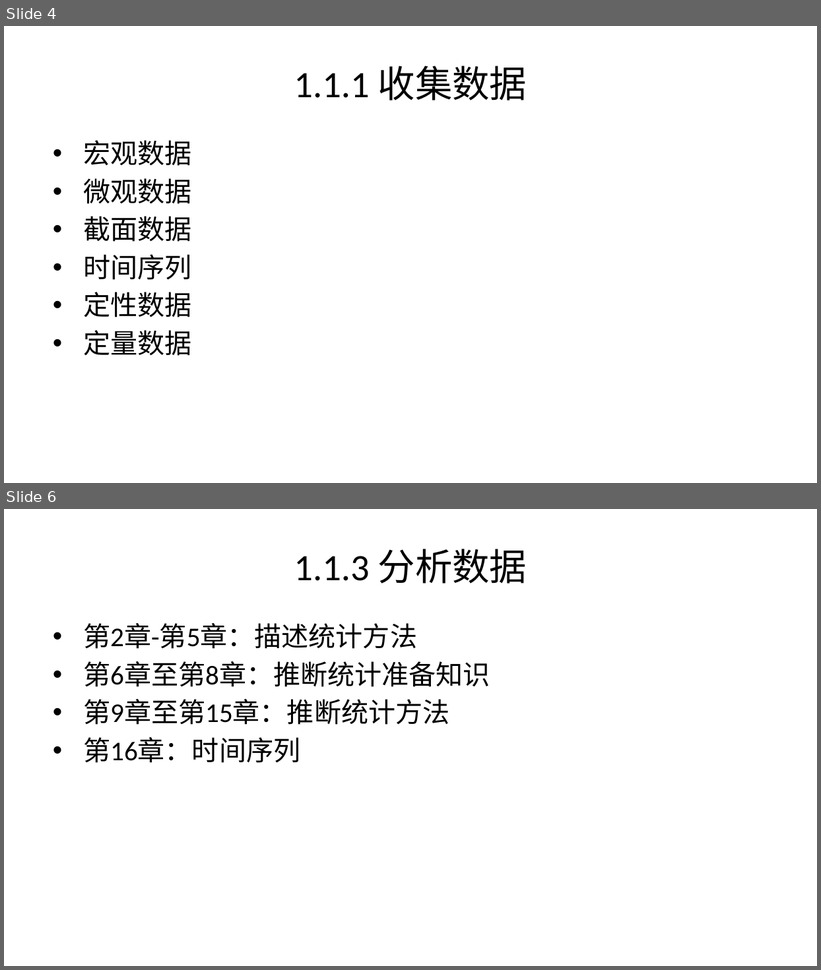
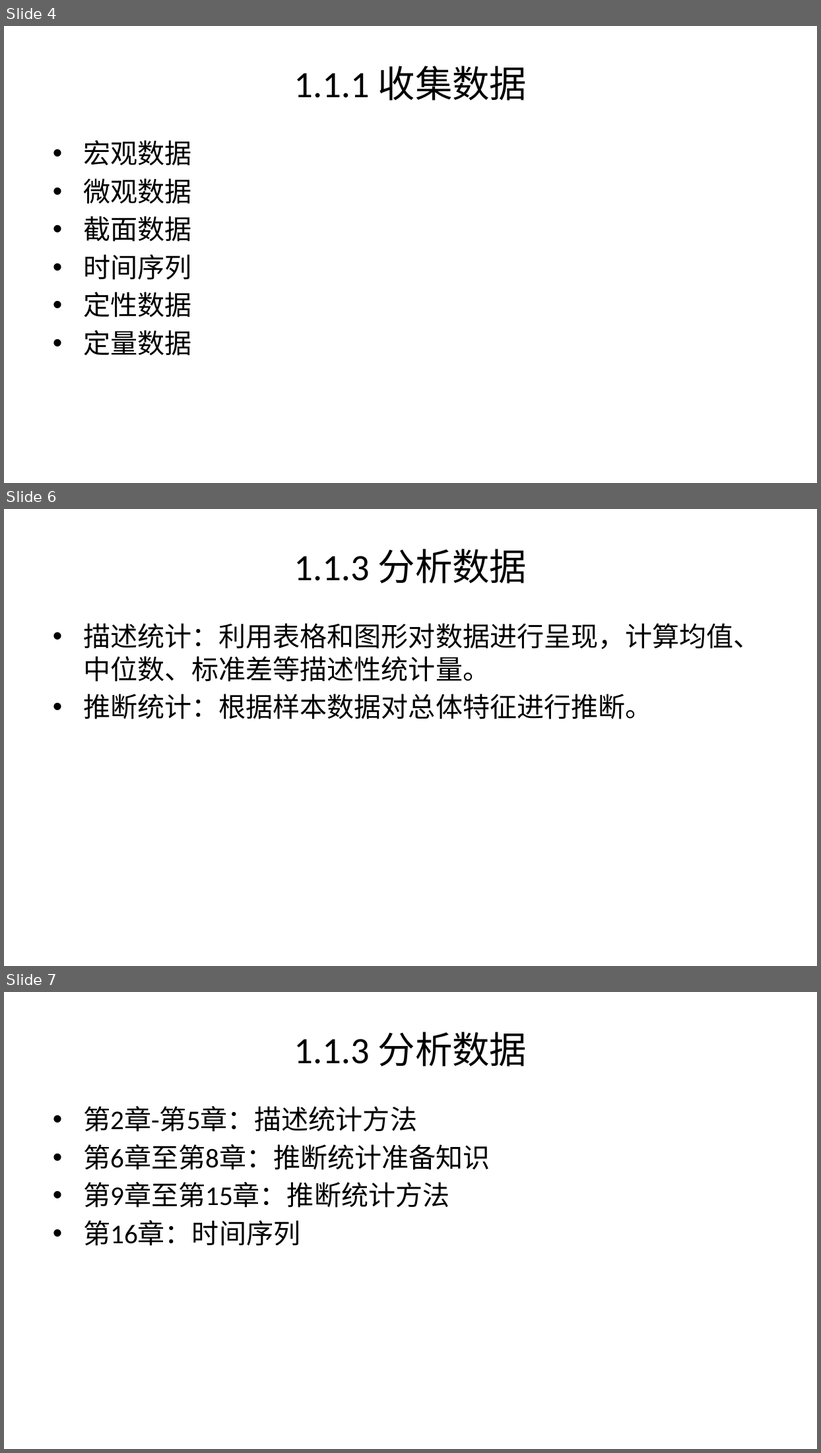
Before and after one commit to lizongzhang/excelstat, a slide deck: docs/chap1_slide.pptx. Shown one above the other, each under a label of ours: slides 4 and 6 before the commit, slides 4, 6 and 7 after it; the slides between them are not shown. The pictures are 821x970 and 821x1453 pixels, drawn with LibreOffice and Linux fonts; fonts in the diff are those of the drawing. Boxes give left, top, right and bottom in pixels: in the first picture for what was removed or moved away, otherwise in the second. Text is boxed around its words. In the diff, an @@ line names an element or a change of style, - is before the commit and + after.

```diff
--- a/docs/chap1_slide.pptx
+++ b/docs/chap1_slide.pptx
@@ slide 6 added at <box>4,509,817,966</box>, background #FFFFFF @@
@@ title added at <box>294,549,527,584</box>, 33 pt, text #000000 @@
+1.1.3 分析数据
@@ text added at <box>83,623,761,720</box>, 24 pt, text #000000 @@
+• 描述统计：利用表格和图形对数据进行呈现，计算均值、中位数、标准差等描述性统计量。
+• 推断统计：根据样本数据对总体特征进行推断。
@@ what was slide 6 is now slide 7 @@
```
Also in this commit, not shown: 4 slides changed, 3 other slides added, 39 other files.
